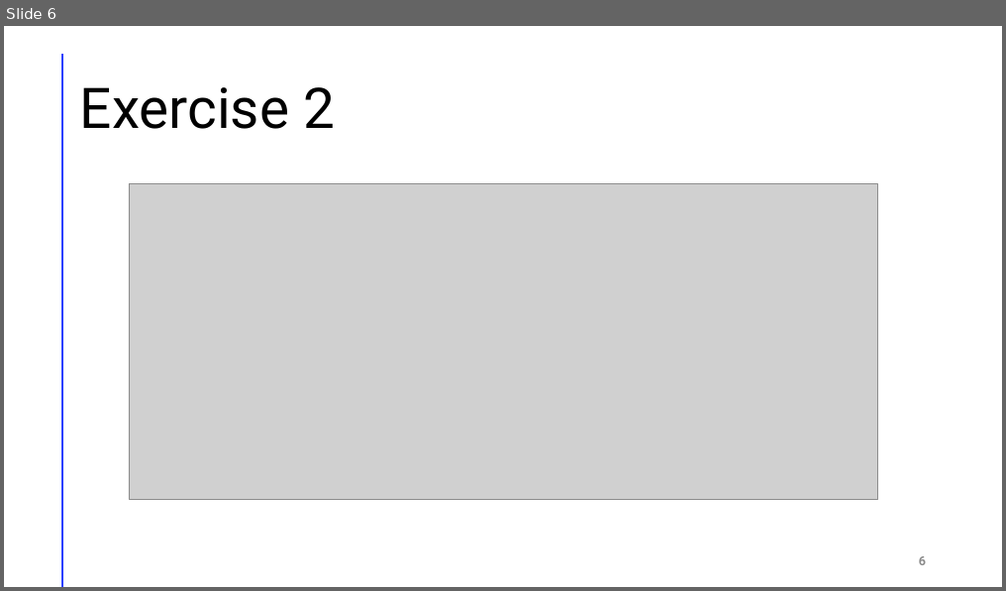
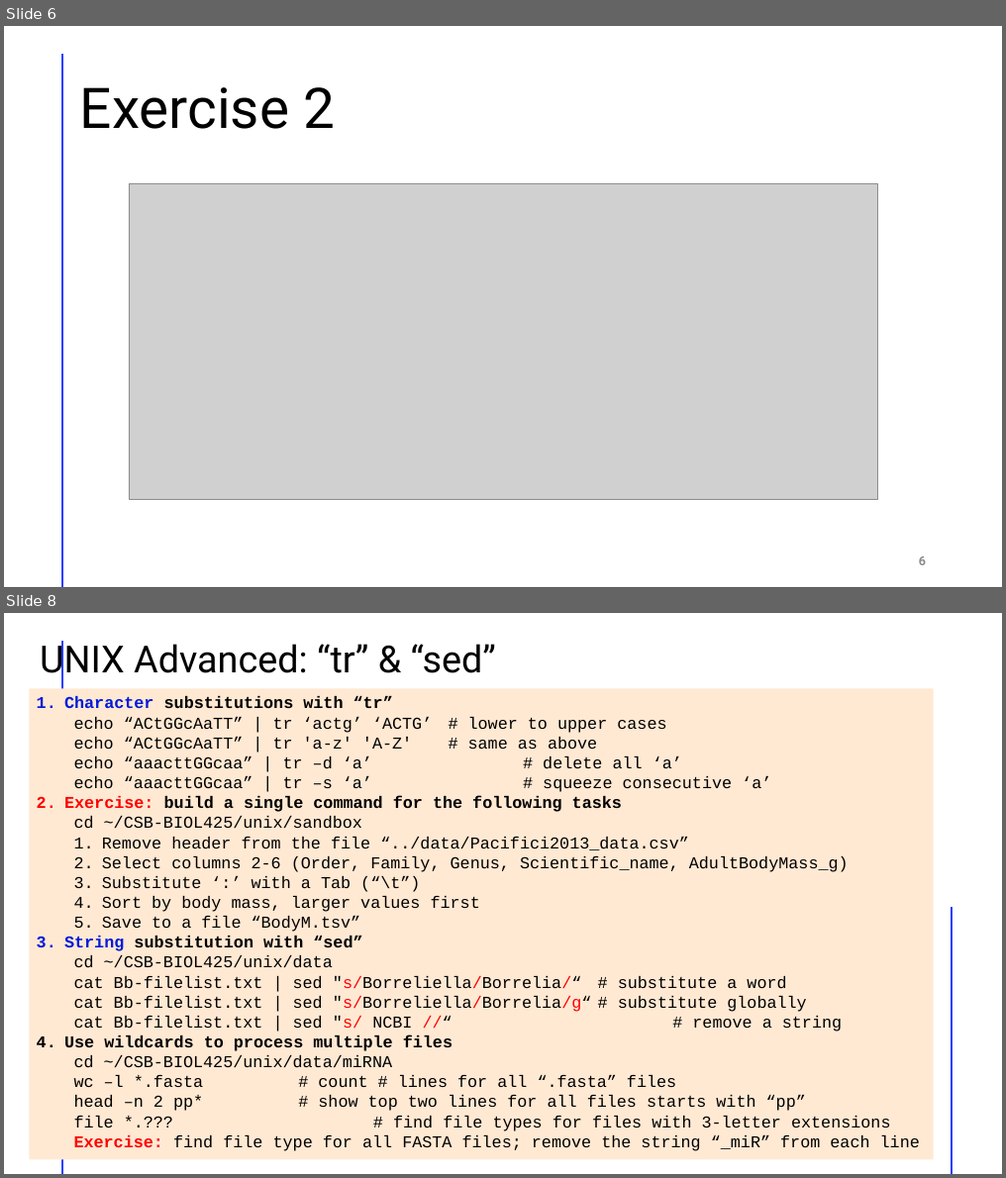
Before and after one commit to weigangq/CSB, a slide deck: lecture-slides/part-1-intro-unix.pptx. Shown one above the other, each under a label of ours: slide 6 before the commit, slides 6 and 8 after it; the slides between them are not shown. The pictures are 1006x591 and 1006x1178 pixels, drawn with LibreOffice and Linux fonts; fonts in the diff are those of the drawing; grey boxes stand for pictures. Boxes give left, top, right and bottom in pixels: in the first picture for what was removed or moved away, otherwise in the second. Text is boxed around its words. In the diff, an @@ line names an element or a change of style, - is before the commit and + after.

```diff
--- a/lecture-slides/part-1-intro-unix.pptx
+++ b/lecture-slides/part-1-intro-unix.pptx
@@ slide 8 added at (4, 613, 1002, 1174), background #FFFFFF @@
@@ title added at (40, 641, 496, 682), 36 pt, text #000000 @@
+UNIX Advanced: “tr” & “sed”
@@ line added from (62, 642) to (62, 1173), #FF9022 2 pt @@
@@ rectangle added at (29, 688, 933, 1159), fill #FFE9D3, 16 pt, text #000000 @@
+1. Character substitutions with “tr”
+  echo “ACtGGcAaTT” | tr ‘actg’ ‘ACTG’ # lower to upper cases
+  echo “ACtGGcAaTT” | tr 'a-z' 'A-Z' # same as above
+  echo “aaacttGGcaa” | tr –d ‘a’ # delete all ‘a’
+  echo “aaacttGGcaa” | tr –s ‘a’ # squeeze consecutive ‘a’
+2. Exercise: build a single command for the following tasks
+  cd ~/CSB-BIOL425/unix/sandbox
+  1. Remove header from the file “../data/Pacifici2013_data.csv”
+  2. Select columns 2-6 (Order, Family, Genus, Scientific_name, AdultBodyMass_g)
+  3. Substitute ‘:’ with a Tab (“\t”)
+  4. Sort by body mass, larger values first
+  5. Save to a file “BodyM.tsv”
+3. String substitution with “sed”
+  cd ~/CSB-BIOL425/unix/data
+  cat Bb-filelist.txt | sed "s/Borreliella/Borrelia/“ # substitute a word
+  cat Bb-filelist.txt | sed "s/Borreliella/Borrelia/g“ # substitute globally
+  cat Bb-filelist.txt | sed "s/ NCBI //“ # remove a string
+4. Use wildcards to process multiple files
+  cd ~/CSB-BIOL425/unix/data/miRNA
+  wc –l *.fasta # count # lines for all “.fasta” files
+  head –n 2 pp* # show top two lines for all files starts with “pp”
+  file *.??? # find file types for files with 3-letter extensions
+  Exercise: find file type for all FASTA files; remove the string “_miR” from each line
@@ line added from (951, 909) to (951, 1173), #FF9022 2 pt @@
```
Also in this commit, not shown: 3 slides changed, 3 other slides added, 2 other files.
